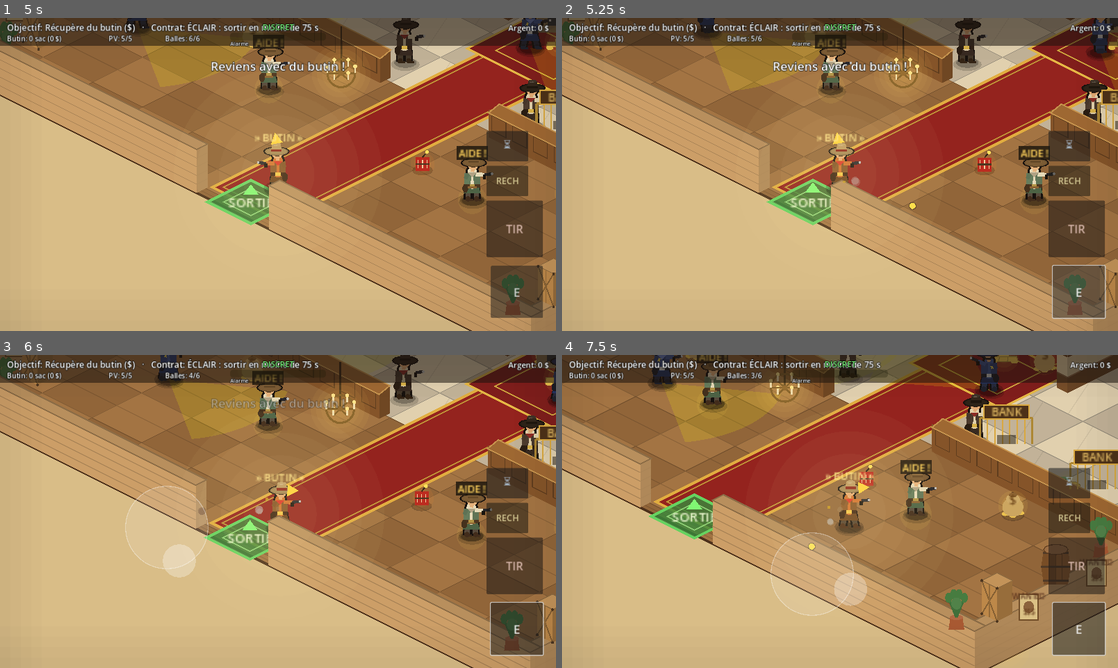
Above: before the commit, frames 1-4 (two rows, left to right).
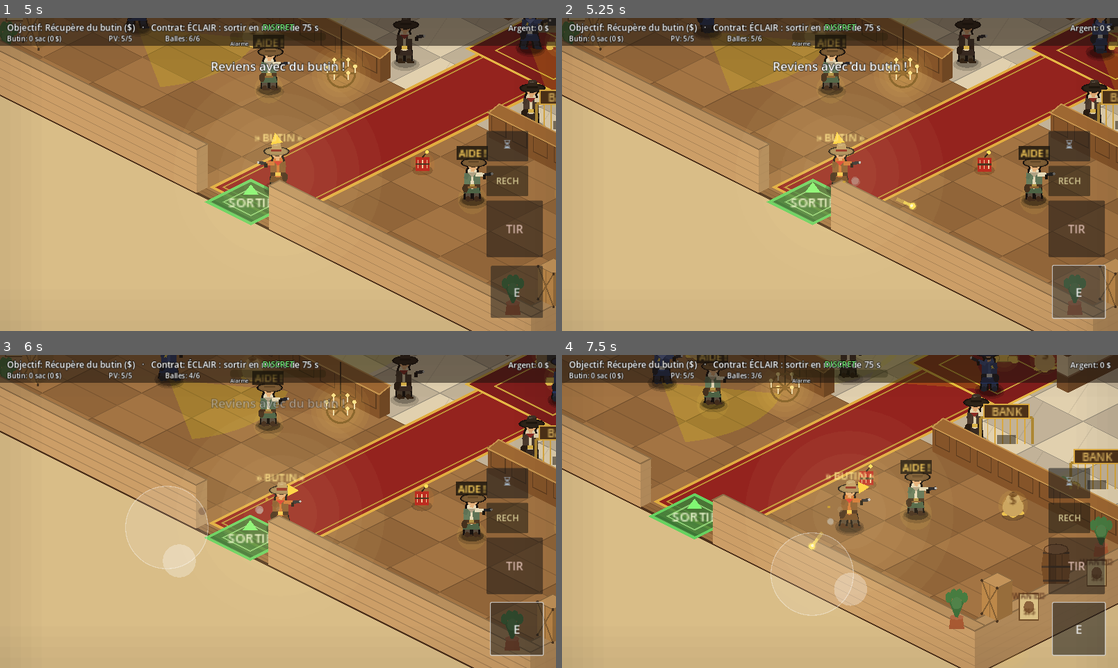
Above: after the commit, the same moments.

Repository: sebadiaz/Cowboys
Game: Godot game, scene res://scenes/Boot.tscn
Same seed, same stepped clock (60 frames per second), same inputs: the game is played once before the commit and once after it.
Inputs (mouse positions are in pixels of both pictures, inside the frame that each line leads up to):
- Up to frame 1 (5 s): tap Enter at 0.5 s; move the mouse to (400, 158) at 0.52 s; hold D (move_right) 0.53-1.25 s; hold Space (fire) 0.53-1.25 s; click (400, 158) at 0.67 s; click "🗺 JOUER — CARTE DU MONDE" at 1.25 s; click (66, 218) at 2.02 s; click "← Carte" at 2.75 s; click "⚡ Niveau rapide" at 3.5 s; click "Niveau 1 — First Frontier Ban…" at 4.25 s
- Up to frame 2 (5.25 s): click "E" at 5 s
- Up to frame 3 (6 s): drag from (166, 527) to (205, 630) at 5.77 s
- Up to frame 4 (7.5 s): move the mouse to (895, 442) at 6.52 s; hold D (move_right) 6.53-7.25 s; hold E (interact) 6.53-7.25 s; tap Space (fire) at 6.8 s; drag from (812, 574) to (967, 636) at 7.27 s

Frame 1 is identical in both runs. In frame 2, 0.4% of the frame differs, in the area x 0-100%, y 0-94%; in frame 3, 1.1%; in frame 4, 2.0%, in the area x 0-100%, y 0-100%.

Commit message:
Game feel combat (cap genre twin-stick): hit-stop sur impacts/kills/degats, recul camera directionnel au tir, knockback des gardes, sang + corps projete, traceurs de balles

Diff:
--- a/scripts/effects.gd
+++ b/scripts/effects.gd
@@ -7,6 +7,7 @@
 
 var iso_offset := Vector2.ZERO        # décalage de projection (0 quand le noeud est zoomé)
 var shake_amount: float = 0.0
+var _kick := Vector2.ZERO
 
 # Particule : {pos(screen), vel, life, max_life, size, color, kind}
 var _parts: Array[Dictionary] = []
@@ -26,13 +27,14 @@
 		if p["life"] <= 0.0:
 			continue
 		p["vel"] *= 0.90
-		if p["kind"] == "shell" or p["kind"] == "dust":
+		if p["kind"] == "shell" or p["kind"] == "dust" or p["kind"] == "blood":
 			p["vel"].y += 120.0 * delta   # petite gravité écran
 		p["pos"] += p["vel"] * delta
 		alive.append(p)
 	_parts = alive
-	# Décroissance du shake.
+	# Décroissance du shake + du recul caméra.
 	shake_amount = max(0.0, shake_amount - delta * 40.0)
+	_kick = _kick.lerp(Vector2.ZERO, clampf(delta * 14.0, 0.0, 1.0))
 	queue_redraw()
 
 
@@ -108,9 +110,32 @@
 
 ## Décalage de tremblement à appliquer au renderer (lu par mission_manager).
 func get_shake_offset() -> Vector2:
-	if shake_amount <= 0.01:
-		return Vector2.ZERO
-	return Vector2(_rng.randf_range(-1, 1), _rng.randf_range(-1, 1)) * shake_amount
+	var sh := Vector2.ZERO
+	if shake_amount > 0.01:
+		sh = Vector2(_rng.randf_range(-1, 1), _rng.randf_range(-1, 1)) * shake_amount
+	return sh + _kick
+
+
+## Recul directionnel de la caméra (kick écran) — donne du punch au tir/impact.
+func kick(screen_dir: Vector2, amount: float) -> void:
+	_kick += screen_dir.normalized() * amount
+	if _kick.length() > 13.0:
+		_kick = _kick.normalized() * 13.0
+
+
+## Giclée de sang directionnelle (mort/impact d'un garde).
+func blood(world_pos: Vector2, dir: Vector2) -> void:
+	var sc := _proj(world_pos)
+	var d := _screen_dir(world_pos, dir)
+	for i in range(16):
+		var a := d.angle() + _rng.randf_range(-0.85, 0.85)
+		var spd := _rng.randf_range(90, 280)
+		_parts.append(_mk(sc, Vector2.RIGHT.rotated(a) * spd, _rng.randf_range(0.25, 0.65),
+				_rng.randf_range(2.0, 4.0), Color(0.62, 0.06, 0.06), "blood"))
+	for i in range(5):
+		_parts.append(_mk(sc, d * 130 + _rand_v(70), _rng.randf_range(0.45, 0.85),
+				_rng.randf_range(3, 5), Color(0.48, 0.04, 0.04), "blood"))
+	add_shake(4.0)
 
 
 # --- interne ---
--- a/scripts/guard_ai.gd
+++ b/scripts/guard_ai.gd
@@ -37,6 +37,7 @@
 var lethal_touch: bool = true      # contact mortel (false en assist)
 var kind := "patrol"               # "patrol" ou "sniper" (posté, longue portée)
 var _touch_cd: float = 0.0         # délai entre deux dégâts de contact
+var _knock := Vector2.ZERO         # recul quand touché par balle
 
 const GUARD_FIRE_RATE := 1.1   # secondes entre deux tirs de garde
 const MAX_HP := 2              # le garde encaisse 2 balles
@@ -114,6 +115,8 @@
 		bullet_system.spawn(global_position + aim.normalized() * 18.0, aim, false)
 		_fire_cd = GUARD_FIRE_RATE * fire_mult
 
+	velocity += _knock
+	_knock = _knock.lerp(Vector2.ZERO, clampf(delta * 9.0, 0.0, 1.0))
 	move_and_slide()
 	_aim_cone(delta)
 	_update_cone_visual()
@@ -209,6 +212,11 @@
 	return deg_to_rad(_cone.view_angle_deg) if _cone != null else 0.0
 
 
+## Recul appliqué quand une balle touche le garde.
+func apply_knockback(v: Vector2) -> void:
+	_knock += v
+
+
 ## Encaisse une balle. Retourne true si le garde est abattu (PV à 0).
 ## Être touché déclenche l'alerte immédiate (le garde riposte).
 func hit() -> bool:
--- a/scripts/iso_renderer.gd
+++ b/scripts/iso_renderer.gd
@@ -54,8 +54,8 @@
 
 
 ## Démarre l'animation de mort d'un garde à `world_pos`.
-func add_corpse(world_pos: Vector2, facing: Vector2) -> void:
-	_corpses.append({"pos": world_pos, "facing": facing, "t": 0.0})
+func add_corpse(world_pos: Vector2, facing: Vector2, dir := Vector2.ZERO) -> void:
+	_corpses.append({"pos": world_pos, "facing": facing, "t": 0.0, "dir": dir})
 
 
 var _cam_pos := Vector2.ZERO   # position de caméra lissée (sans le shake)
@@ -357,9 +357,16 @@
 		return
 	for b in bullets.bullets:
 		var p: Vector2 = Iso.project(b["pos"]) + Vector2(0, -16.0)
-		var col := Color(1.0, 0.9, 0.3) if b["friendly"] else Color(1.0, 0.4, 0.2)
-		draw_circle(p, 4.5, Color(0, 0, 0, 0.3))
-		draw_circle(p, 3.5, col)
+		var d: Vector2 = b["dir"]
+		var sdir := (Iso.project(b["pos"] + d) - Iso.project(b["pos"]))
+		sdir = sdir.normalized() if sdir.length() > 0.001 else Vector2.RIGHT
+		var col := Color(1.0, 0.92, 0.4) if b["friendly"] else Color(1.0, 0.45, 0.2)
+		# Traceur (traînée) derrière la balle.
+		draw_line(p - sdir * 20.0, p, Color(col.r, col.g, col.b, 0.35), 4.0)
+		draw_line(p - sdir * 11.0, p, Color(col.r, col.g, col.b, 0.7), 3.0)
+		draw_circle(p, 5.0, Color(col.r, col.g, col.b, 0.25))   # halo
+		draw_circle(p, 3.6, col)
+		draw_circle(p - sdir * 1.0, 1.6, Color(1, 1, 0.9))       # cœur brillant
 
 
 # --- Décor au sol (tapis) + lampes d'ambiance ---
@@ -711,6 +718,10 @@
 func _draw_corpse(c: Dictionary) -> void:
 	var t: float = clampf(c["t"] / 0.7, 0.0, 1.0)
 	var base := Iso.project(c["pos"])
+	var dvec: Vector2 = c.get("dir", Vector2.ZERO)
+	if dvec.length() > 0.01:
+		var sdir := (Iso.project(c["pos"] + dvec) - Iso.project(c["pos"])).normalized()
+		base += sdir * ((1.0 - (1.0 - t) * (1.0 - t)) * 30.0)   # projection (ease-out)
 	var a := (1.0 - t) * 0.9
 	# S'aplatit progressivement en une silhouette couchée.
 	var fall := lerpf(0.0, 10.0, t)
--- a/scripts/mission_manager.gd
+++ b/scripts/mission_manager.gd
@@ -76,6 +76,7 @@
 const COACH_SPEED := 52.0
 const COACH_END_X := 1950.0
 var _focus := 1.0
+var _hitstop_until := 0
 var _focus_active := false
 const FOCUS_SLOW := 0.35
 const FOCUS_DRAIN := 0.33
@@ -278,11 +279,13 @@
 	player.fired.connect(func(pos, dir):
 		_fx.muzzle_flash(pos, dir)
 		_fx.add_shake(3.0)
+		_fx.kick(_fx._screen_dir(pos, -dir), 6.0)
 		AudioManager.play("shot"))
 	player.damaged.connect(func():
 		if hud.has_method("flash"):
 			hud.flash(Color(0.8, 0.0, 0.0, 0.45))
-		_fx.add_shake(7.0)
+		_fx.add_shake(8.0)
+		_hit_stop(55)
 		AudioManager.play("hit_player"))
 
 
@@ -779,6 +782,9 @@
 # --- Boucle ---
 
 func _process(delta: float) -> void:
+	if not _mission_over and Time.get_ticks_msec() < _hitstop_until:
+		Engine.time_scale = 0.0    # gel d'image (hit-stop) — punch d'impact
+		return
 	_update_focus(delta)
 	# La caméra (suivi + shake) est gérée par l'IsoRenderer lui-même.
 	if _mission_over:
@@ -806,6 +812,11 @@
 	_move_coach(delta)
 
 
+## Gel d'image très court (hit-stop) au moment d'un impact : donne du punch.
+func _hit_stop(ms: int) -> void:
+	_hitstop_until = maxi(_hitstop_until, Time.get_ticks_msec() + ms)
+
+
 ## Mode tactique "Sang-froid" : ralentit le monde tout en gardant le joueur
 ## réactif (vitesse compensée). Jauge qui se vide à l'usage et se recharge au repos.
 func _update_focus(delta: float) -> void:
@@ -963,10 +974,13 @@
 		g.stop()
 	# Animation de mort : on confie un "corps qui tombe" au renderer avant de
 	# libérer le garde.
+	var ddir: Vector2 = g.get_meta("death_dir", Vector2.DOWN)
 	if _renderer != null and _renderer.has_method("add_corpse"):
-		_renderer.add_corpse(g.global_position, g.get_facing())
+		_renderer.add_corpse(g.global_position, g.get_facing(), ddir)
 	if _fx != null:
-		_fx.add_shake(4.0)
+		_fx.blood(g.global_position, ddir)
+		_fx.add_shake(7.0)
+	_hit_stop(70)
 	AudioManager.play("hit_guard")
 	_guards.erase(g)
 	g.queue_free()
@@ -978,7 +992,8 @@
 	# Garde touché mais encore debout.
 	AudioManager.play("hit_guard", -4.0)
 	if _fx != null:
-		_fx.add_shake(2.0)
+		_fx.add_shake(2.5)
+	_hit_stop(28)
 
 
 func _on_player_hit() -> void:
Not shown, changed: TODO.md
